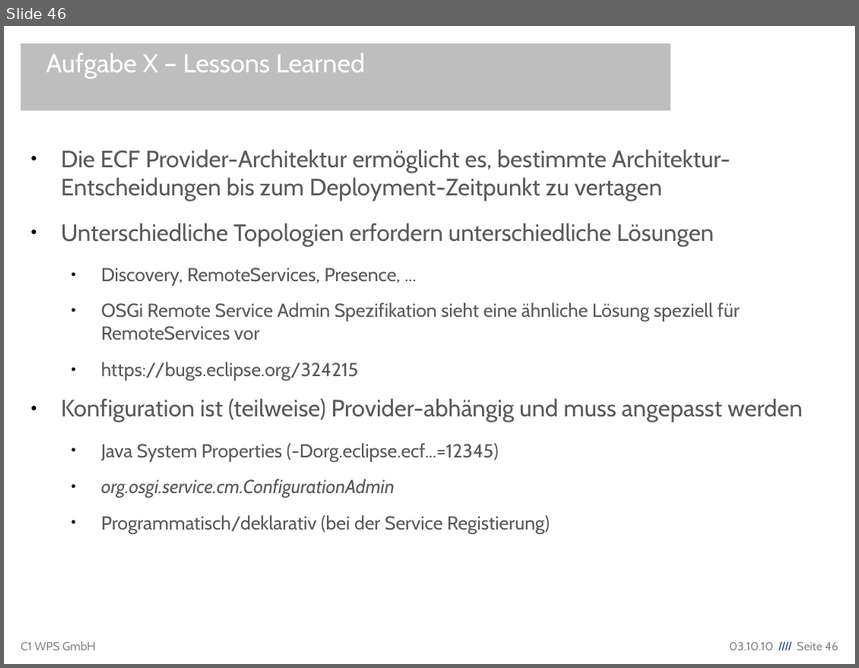
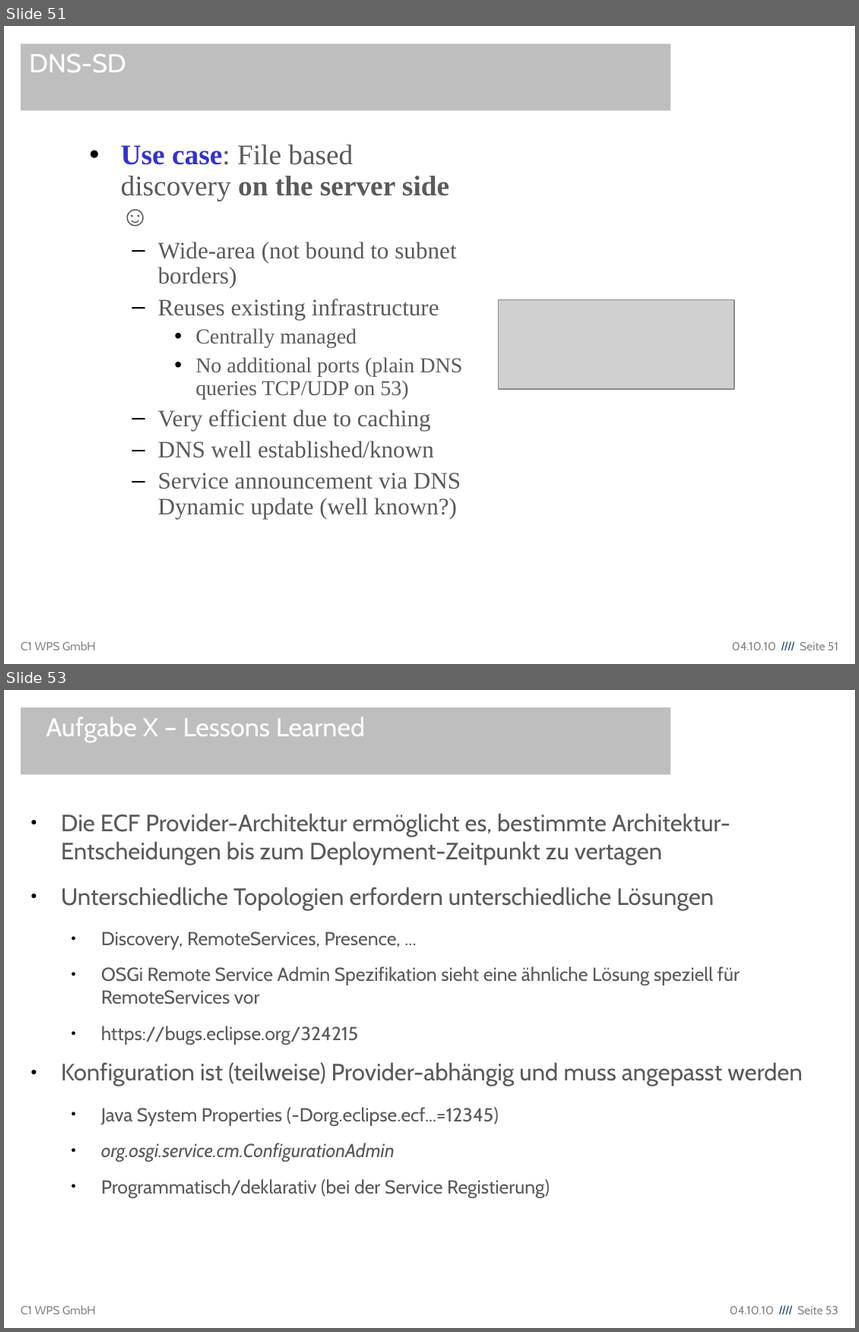
Before and after one commit to lemmy/org.eclipse.ecf.winterschool, a slide deck: org.eclipse.ecf.winterschool/EclipseCommunicationFramework.odp. Shown one above the other, each under a label of ours: slide 46 before the commit, slides 51 and 53 after it; the slides between them are not shown. The pictures are 859x668 and 859x1332 pixels, drawn with LibreOffice and Linux fonts; fonts in the diff are those of the drawing; grey boxes stand for pictures; background and template pictures are left out. Boxes give left, top, right and bottom in pixels: in the first picture for what was removed or moved away, otherwise in the second. Text is boxed around its words. In the diff, an @@ line names an element or a change of style, - is before the commit and + after.

```diff
--- a/org.eclipse.ecf.winterschool/EclipseCommunicationFramework.odp
+++ b/org.eclipse.ecf.winterschool/EclipseCommunicationFramework.odp
@@ slide 51 added at box(4, 26, 855, 664), background #FFFFFF; not listed: 2 template elements that a slide beside it also shows @@
@@ title added at box(21, 44, 671, 111), fill #BEBEBE, 22 pt, text #FFFFFF @@
+DNS-SD
@@ title added at box(29, 54, 126, 72), 20 pt, text #FFFFFF @@
+DNS-SD
@@ text added at box(121, 145, 462, 519), 20 pt, text #5A5A5A @@
+• Use case: File based discovery on the server side ☺
+  – Wide-area (not bound to subnet borders)
+  – Reuses existing infrastructure
+    • Centrally managed
+    • No additional ports (plain DNS queries TCP/UDP on 53)
+  – Very efficient due to caching
+  – DNS well established/known
+  – Service announcement via DNS Dynamic update (well known?)
@@ picture added at box(499, 300, 734, 389) @@
@@ what was slide 46 is now slide 53 @@
@@ text at box(730, 1306, 838, 1315): text changed @@
-03.10.10 //// Seite 46
+04.10.10 //// Seite 53
```
Also in this commit, not shown: 6 other slides added.
